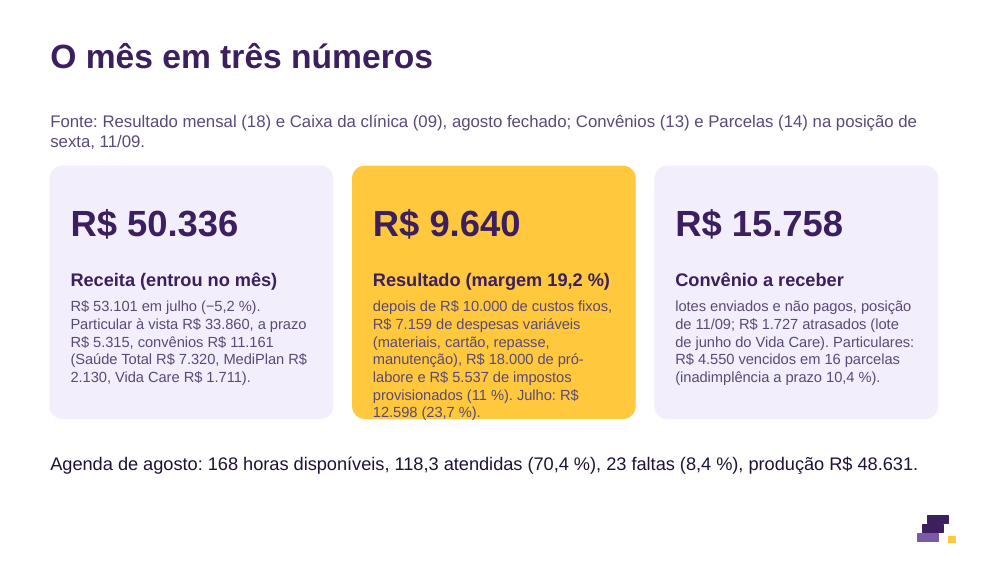
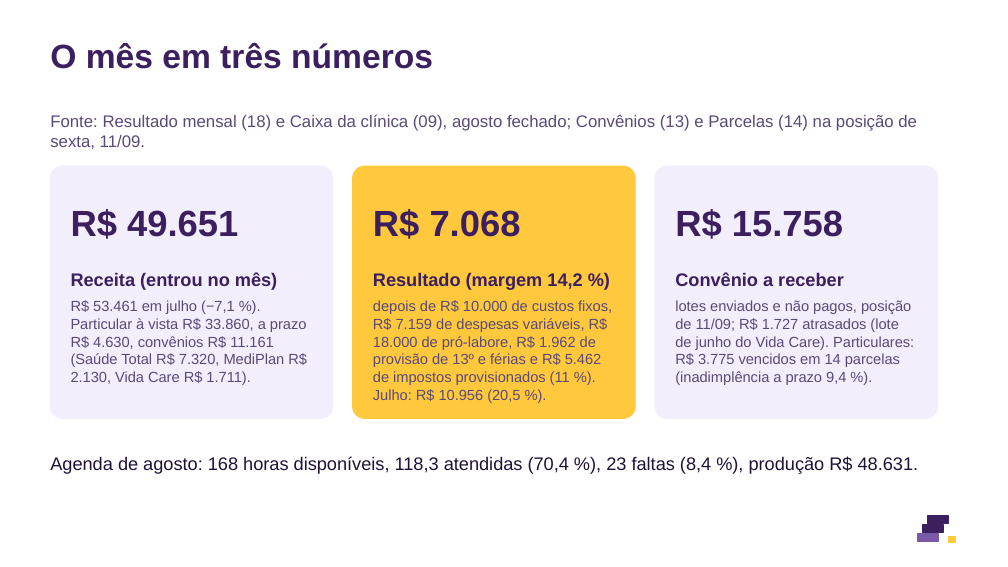
Before and after one commit to eduardomtzz/claude-code, a slide deck: slide 2 of projetos/gestao-ia-planilhas/produto/kit-medicos/27-modelo-resultado-do-mes-8-slides.pptx. Drawn at 1008x567 pixels with LibreOffice and Linux fonts; fonts in the diff are those of the drawing. Boxes give left, top, right and bottom in pixels: in the first picture for what was removed or moved away, otherwise in the second. Text is boxed around its words. In the diff, an @@ line names an element or a change of style, - is before the commit and + after.

```diff
--- a/projetos/gestao-ia-planilhas/produto/kit-medicos/27-modelo-resultado-do-mes-8-slides.pptx
+++ b/projetos/gestao-ia-planilhas/produto/kit-medicos/27-modelo-resultado-do-mes-8-slides.pptx
@@ text at (x1=71, y1=209, x2=238, y2=239): text changed @@
-R$ 50.336
+R$ 49.651
@@ text at (x1=373, y1=209, x2=521, y2=239): text changed @@
-R$ 9.640
+R$ 7.068
@@ text at (x1=373, y1=273, x2=582, y2=290): text changed @@
-Resultado (margem 19,2 %)
+Resultado (margem 14,2 %)
@@ text at (x1=71, y1=300, x2=307, y2=385): text changed @@
-R$ 53.101 em julho (−5,2 %). Particular à vista R$ 33.860, a prazo R$ 5.315, convênios R$ 11.161 (Saúde Total R$ 7.320, MediPlan R$ 2.130, Vida Care R$ 1.711).
+R$ 53.461 em julho (−7,1 %). Particular à vista R$ 33.860, a prazo R$ 4.630, convênios R$ 11.161 (Saúde Total R$ 7.320, MediPlan R$ 2.130, Vida Care R$ 1.711).
@@ text at (x1=373, y1=300, x2=612, y2=403): text changed @@
-depois de R$ 10.000 de custos fixos, R$ 7.159 de despesas variáveis (materiais, cartão, repasse, manutenção), R$ 18.000 de pró-labore e R$ 5.537 de impostos provisionados (11 %). Julho: R$ 12.598 (23,7 %).
+depois de R$ 10.000 de custos fixos, R$ 7.159 de despesas variáveis, R$ 18.000 de pró-labore, R$ 1.962 de provisão de 13º e férias e R$ 5.462 de impostos provisionados (11 %). Julho: R$ 10.956 (20,5 %).
@@ text at (x1=675, y1=300, x2=914, y2=385): text changed @@
-lotes enviados e não pagos, posição de 11/09; R$ 1.727 atrasados (lote de junho do Vida Care). Particulares: R$ 4.550 vencidos em 16 parcelas (inadimplência a prazo 10,4 %).
+lotes enviados e não pagos, posição de 11/09; R$ 1.727 atrasados (lote de junho do Vida Care). Particulares: R$ 3.775 vencidos em 14 parcelas (inadimplência a prazo 9,4 %).
```
Also in this commit, not shown: 5 other slides changed, 37 other files.
